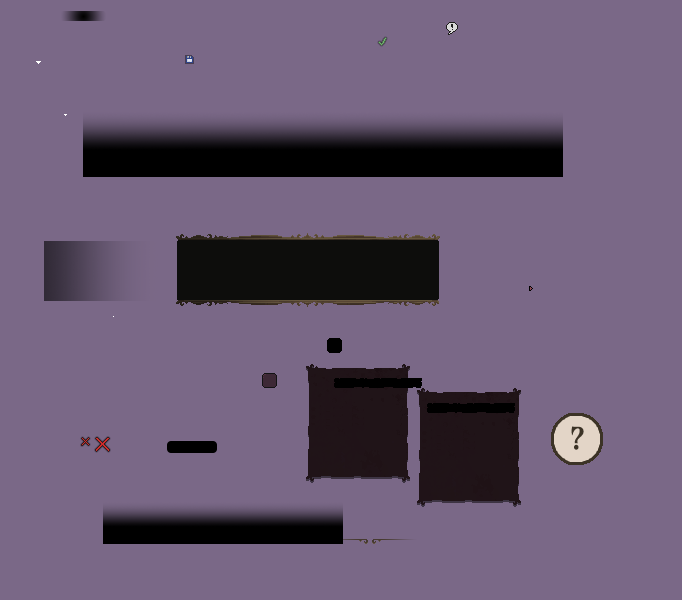
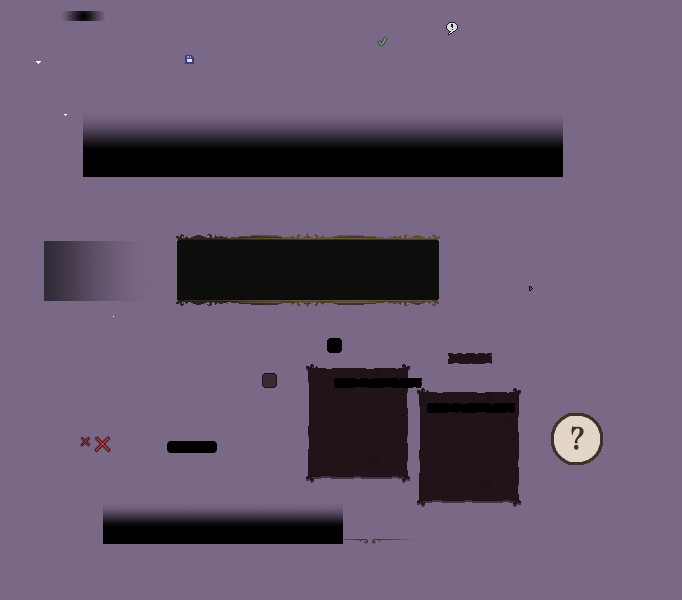
The second w=682, h=600 image is a revision of the first. Changes to its layers:
added layer "ButtonContainer.png" above "CharacterSheetContainer.png" over [448, 353, 492, 364]
